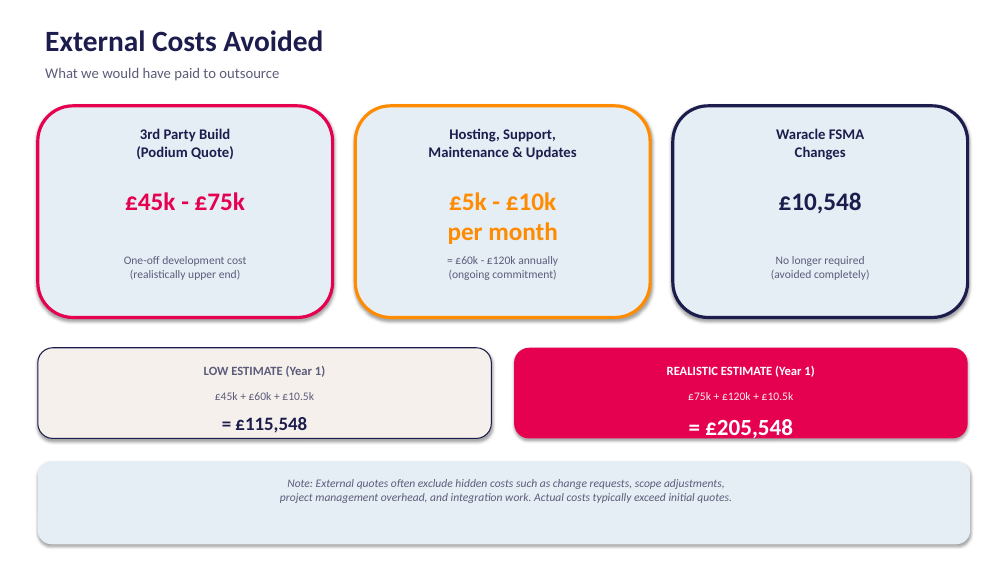
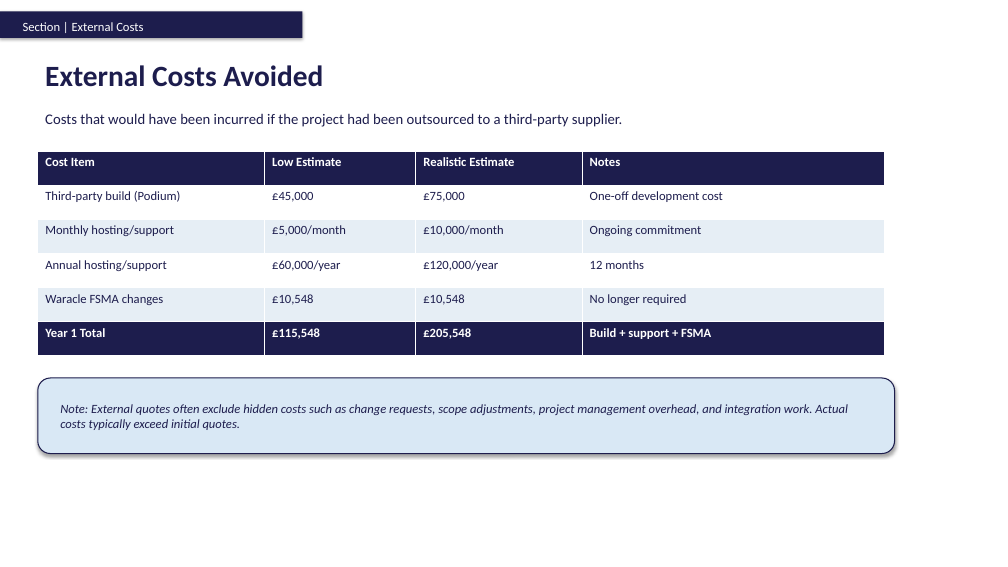
Before and after one commit to Pinger2024/roadmap-templates, a slide deck: slide 4 of Cost_Benefit_Analysis_Template.pptx. Drawn at 1008x567 pixels with LibreOffice and Linux fonts; fonts in the diff are those of the drawing. Boxes give left, top, right and bottom in pixels: in the first picture for what was removed or moved away, otherwise in the second. Text is boxed around its words. In the diff, an @@ line names an element or a change of style, - is before the commit and + after.

Commit message:
Updated with Nationwide design style

```diff
--- a/Cost_Benefit_Analysis_Template.pptx
+++ b/Cost_Benefit_Analysis_Template.pptx
@@ rectangle added at [0, 11, 302, 38], fill #1D1D4D @@
@@ text added at [23, 22, 143, 31], 12 pt, text #FFFFFF @@
+Section | External Costs
@@ text "External Costs Avoided": place and size @@
-text "External Costs Avoided" at [45, 30, 323, 52]
+text "External Costs Avoided" at [45, 65, 323, 87]
@@ text removed at [45, 68, 279, 81] @@
-What we would have paid to outsource
@@ rounded rectangle removed at [38, 106, 333, 318] @@
@@ text at [45, 113, 622, 127]: text changed; bold off @@
-3rd Party Build
-(Podium Quote)
+Costs that would have been incurred if the project had been outsourced to a third-party supplier.
@@ rounded rectangle removed at [355, 106, 650, 318] @@
@@ rounded rectangle removed at [673, 106, 968, 318] @@
@@ text removed at [428, 128, 577, 160] @@
-Hosting, Support,
-Maintenance & Updates
@@ text removed at [776, 128, 864, 160] @@
-Waracle FSMA
-Changes
@@ table added at [38, 151, 885, 355], 6 rows, 4 columns @@
+Cost Item | Low Estimate | Realistic Estimate | Notes
+Third-party build (Podium) | £45,000 | £75,000 | One-off development cost
+Monthly hosting/support | £5,000/month | £10,000/month | Ongoing commitment
+Annual hosting/support | £60,000/year | £120,000/year | 12 months
+Waracle FSMA changes | £10,548 | £10,548 | No longer required
+Year 1 Total | £115,548 | £205,548 | Build + support + FSMA
@@ text removed at [125, 192, 245, 210] @@
-£45k - £75k
@@ text removed at [448, 192, 558, 244] @@
-£5k - £10k
-per month
@@ text removed at [779, 192, 862, 213] @@
-£10,548
@@ text removed at [124, 256, 246, 280] @@
-One-off development cost
-(realistically upper end)
@@ text removed at [449, 256, 558, 280] @@
-= £60k - £120k annually
-(ongoing commitment)
@@ text removed at [771, 256, 869, 280] @@
-No longer required
-(avoided completely)
@@ rounded rectangle removed at [38, 348, 492, 439] @@
@@ rounded rectangle removed at [514, 348, 968, 439] @@
@@ rounded rectangle added at [38, 378, 895, 454], fill #D9E8F5, outline #1D1D4D 1 pt @@
@@ text removed at [204, 366, 325, 377] @@
-LOW ESTIMATE (Year 1)
@@ text removed at [667, 366, 814, 377] @@
-REALISTIC ESTIMATE (Year 1)
@@ text "Note: External quotes often exclude ...": place and size @@
-text "Note: External quotes often exclude ..." at [280, 479, 732, 503]
+text "Note: External quotes often exclude ..." at [60, 404, 848, 430]
@@ text "Note: External quotes often exclude ..." at [60, 404, 848, 430]: size 11 to 12 pt, text colour #5C5C7A to #1D1D4D; alignment centre to left @@
@@ text removed at [215, 392, 314, 400] @@
-£45k + £60k + £10.5k
@@ text removed at [235, 417, 307, 433] @@
-= £115,548
@@ text removed at [688, 392, 794, 400] @@
-£75k + £120k + £10.5k
@@ text removed at [705, 419, 793, 441] @@
-= £205,548
@@ rounded rectangle removed at [38, 461, 970, 544] @@
```
Also in this commit, not shown: 5 other slides changed.
